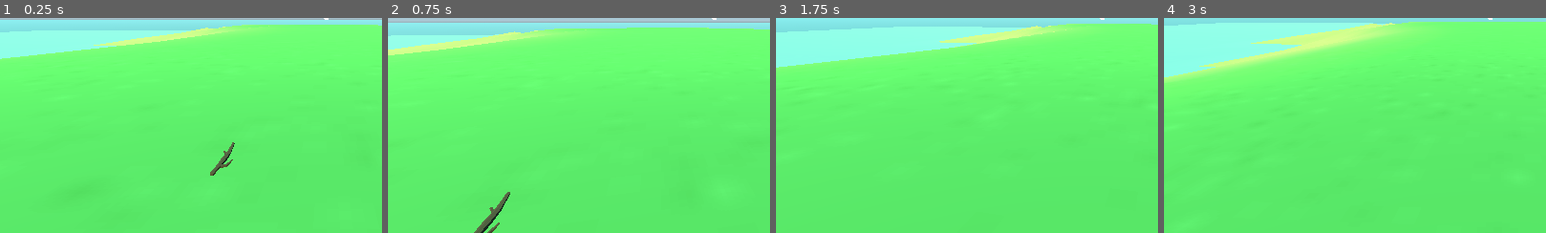
Above: before the commit, frames 1-4 (left to right).
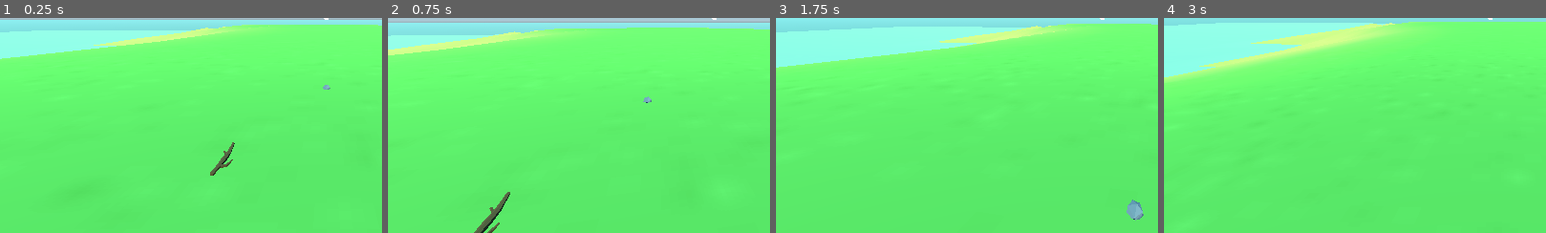
Above: after the commit, the same moments.

Repository: JulioEvencio/study-3d-godot
Game: Godot game, scene res://scenes/scenarios/island.tscn
Two runs of this game, one before a commit and one after it. Both use one fixed random seed, a clock stepped at 60 frames per second and the inputs below.
Inputs (mouse positions are % of the whole screen's width and height, from its top left):
- Up to frame 1 (0.25 s): no input
- Up to frame 2 (0.75 s): tap Enter at 0.5 s; move the mouse to (55, 50) at 0.52 s; hold W (move_forward) from 0.53 s (still down); tap E (interact) at 0.6 s
- Up to frame 3 (1.75 s): keep holding W (move_forward); tap Space (jump) at 0.77, 1.52 s; move the mouse to (45, 50) at 1.27 s; tap Shift (sprint) at 1.35 s
- Up to frame 4 (3 s): keep holding W (move_forward); move the mouse to (52, 48) at 2.02 s; tap E (interact) at 2.1 s; tap Space (jump) at 2.75 s; move the mouse to (49, 52) at 2.77 s; tap Shift (sprint) at 2.85 s
The pictures show only the part of the screen within x 7-57%, y 50-100%; the shares and areas given below are measured in that part.

The runs differ from the first frame. In frame 1, less than 0.1% of the frame differs, in the area x 84-87%, y 31-34%; in frame 2, less than 0.1%; in frame 3, 0.3%, in the area x 91-97%, y 84-95%; in frame 4, nothing differs.

Commit message:
added: stone

Diff:
--- a/Study 3D Godot/scenes/entities/player.tscn
+++ b/Study 3D Godot/scenes/entities/player.tscn
@@ -46,10 +46,6 @@
 horizontal_alignment = 1
 vertical_alignment = 1
 
-[node name="CollisionShape3D" type="CollisionShape3D" parent="."]
-transform = Transform3D(1, 0, 0, 0, 1, 0, 0, 0, 1, 0, 0.9, 0)
-shape = SubResource("CapsuleShape3D_p83k8")
-
 [node name="Head" type="Node3D" parent="."]
 transform = Transform3D(1, 0, 0, 0, 1, 0, 0, 0, 1, 0, 1.54666, 0)
 
@@ -59,3 +55,7 @@
 target_position = Vector3(0, 0, -2)
 collision_mask = 4
 collide_with_areas = true
+
+[node name="CollisionShape3D" type="CollisionShape3D" parent="."]
+transform = Transform3D(1, 0, 0, 0, 1, 0, 0, 0, 1, 0, 0.9, 0)
+shape = SubResource("CapsuleShape3D_p83k8")
--- a/Study 3D Godot/scenes/objects/object.tscn
+++ b/Study 3D Godot/scenes/objects/object.tscn
@@ -1,9 +1,6 @@
-[gd_scene load_steps=3 format=3 uid="uid://k652137xj8ay"]
+[gd_scene load_steps=2 format=3 uid="uid://k652137xj8ay"]
 
 [ext_resource type="Script" path="res://scripts/objects/object.gd" id="1_pm3o7"]
-
-[sub_resource type="BoxShape3D" id="BoxShape3D_7sncr"]
-size = Vector3(0.201111, 0.0692139, 0.661774)
 
 [node name="Object" type="StaticBody3D"]
 collision_layer = 4
@@ -11,4 +8,3 @@
 script = ExtResource("1_pm3o7")
 
 [node name="CollisionShape3D" type="CollisionShape3D" parent="."]
-shape = SubResource("BoxShape3D_7sncr")
--- a/Study 3D Godot/scenes/objects/stick.tscn
+++ b/Study 3D Godot/scenes/objects/stick.tscn
@@ -1,10 +1,17 @@
-[gd_scene load_steps=4 format=3 uid="uid://c2wotv7ahcfua"]
+[gd_scene load_steps=5 format=3 uid="uid://c2wotv7ahcfua"]
 
 [ext_resource type="PackedScene" uid="uid://k652137xj8ay" path="res://scenes/objects/object.tscn" id="1_dx27u"]
 [ext_resource type="PackedScene" uid="uid://ojg0nfbeok1d" path="res://assets/meshes/stick.tscn" id="1_fpyi5"]
 [ext_resource type="Script" path="res://scripts/objects/stick.gd" id="2_4y7jp"]
 
+[sub_resource type="BoxShape3D" id="BoxShape3D_1ftve"]
+size = Vector3(0.200256, 0.0654144, 0.659134)
+
 [node name="Stick" instance=ExtResource("1_dx27u")]
 script = ExtResource("2_4y7jp")
 
-[node name="Stick" parent="." index="0" instance=ExtResource("1_fpyi5")]
+[node name="CollisionShape3D" parent="." index="0"]
+transform = Transform3D(1, 0, 0, 0, 1, 0, 0, 0, 1, 0.0174866, 0.0151901, 0.00139618)
+shape = SubResource("BoxShape3D_1ftve")
+
+[node name="Stick" parent="." index="1" instance=ExtResource("1_fpyi5")]
--- /dev/null
+++ b/Study 3D Godot/scenes/objects/stone.tscn
@@ -0,0 +1,17 @@
+[gd_scene load_steps=5 format=3 uid="uid://docsbkm707rw7"]
+
+[ext_resource type="PackedScene" uid="uid://k652137xj8ay" path="res://scenes/objects/object.tscn" id="1_nr580"]
+[ext_resource type="Script" path="res://scripts/objects/stone.gd" id="2_8hsbe"]
+[ext_resource type="PackedScene" uid="uid://ba8qb8fryuwgi" path="res://assets/meshes/stone.tscn" id="2_48w1j"]
+
+[sub_resource type="BoxShape3D" id="BoxShape3D_cxoet"]
+size = Vector3(0.170105, 0.176697, 0.200439)
+
+[node name="Stone" instance=ExtResource("1_nr580")]
+script = ExtResource("2_8hsbe")
+
+[node name="CollisionShape3D" parent="." index="0"]
+transform = Transform3D(1, 0, 0, 0, 1, 0, 0, 0, 1, -0.00314331, 0.00576782, -0.0020752)
+shape = SubResource("BoxShape3D_cxoet")
+
+[node name="Stone" parent="." index="1" instance=ExtResource("2_48w1j")]
--- a/Study 3D Godot/scenes/scenarios/island.tscn
+++ b/Study 3D Godot/scenes/scenarios/island.tscn
@@ -1,9 +1,10 @@
-[gd_scene load_steps=11 format=3 uid="uid://b1h1wxv5xcif5"]
+[gd_scene load_steps=12 format=3 uid="uid://b1h1wxv5xcif5"]
 
 [ext_resource type="PackedScene" uid="uid://3kacb0r2lydf" path="res://assets/meshes/terrain.tscn" id="1_1q5iw"]
 [ext_resource type="Script" path="res://scripts/scenarios/island.gd" id="1_5g7r3"]
 [ext_resource type="PackedScene" uid="uid://c2wotv7ahcfua" path="res://scenes/objects/stick.tscn" id="4_5rcts"]
 [ext_resource type="PackedScene" uid="uid://dg1hmf8ke5qbb" path="res://scenes/entities/player.tscn" id="4_iox55"]
+[ext_resource type="PackedScene" uid="uid://docsbkm707rw7" path="res://scenes/objects/stone.tscn" id="5_d0lg7"]
 
 [sub_resource type="ProceduralSkyMaterial" id="ProceduralSkyMaterial_0jc3h"]
 sky_top_color = Color(0.32549, 0.878431, 1, 1)
@@ -77,3 +78,14 @@
 
 [node name="Stick3" parent="Node3D/Objects/Sticks" instance=ExtResource("4_5rcts")]
 transform = Transform3D(1, 0, 0, 0, 1, 0, 0, 0, 1, 2.32997, 0, -2.12955)
+
+[node name="Stones" type="Node3D" parent="Node3D/Objects"]
+
+[node name="Stone" parent="Node3D/Objects/Stones" instance=ExtResource("5_d0lg7")]
+transform = Transform3D(1, 0, 0, 0, 1, 0, 0, 0, 1, 0, 0, -6.12619)
+
+[node name="Stone2" parent="Node3D/Objects/Stones" instance=ExtResource("5_d0lg7")]
+transform = Transform3D(1, 0, 0, 0, 1, 0, 0, 0, 1, -5.94727, 0, 4.78967)
+
+[node name="Stone3" parent="Node3D/Objects/Stones" instance=ExtResource("5_d0lg7")]
+transform = Transform3D(1, 0, 0, 0, 1, 0, 0, 0, 1, 4.42826, 0, 3.62484)
--- a/Study 3D Godot/scripts/entities/player.gd
+++ b/Study 3D Godot/scripts/entities/player.gd
@@ -45,8 +45,10 @@
 
 func _check_interaction() -> void:
 	if _ray_cast_3D.is_colliding():
-		var object = _ray_cast_3D.get_collider()
+		var object : CustomObject = _ray_cast_3D.get_collider()
+
 		_label.text = object.get_object_type()
+
 		if Input.is_action_just_pressed("interact"):
 			object.queue_free()
 	else:
--- /dev/null
+++ b/Study 3D Godot/scripts/objects/stone.gd
@@ -0,0 +1,4 @@
+extends CustomObject
+
+func _ready() -> void:
+	_object_type = "Stone"
